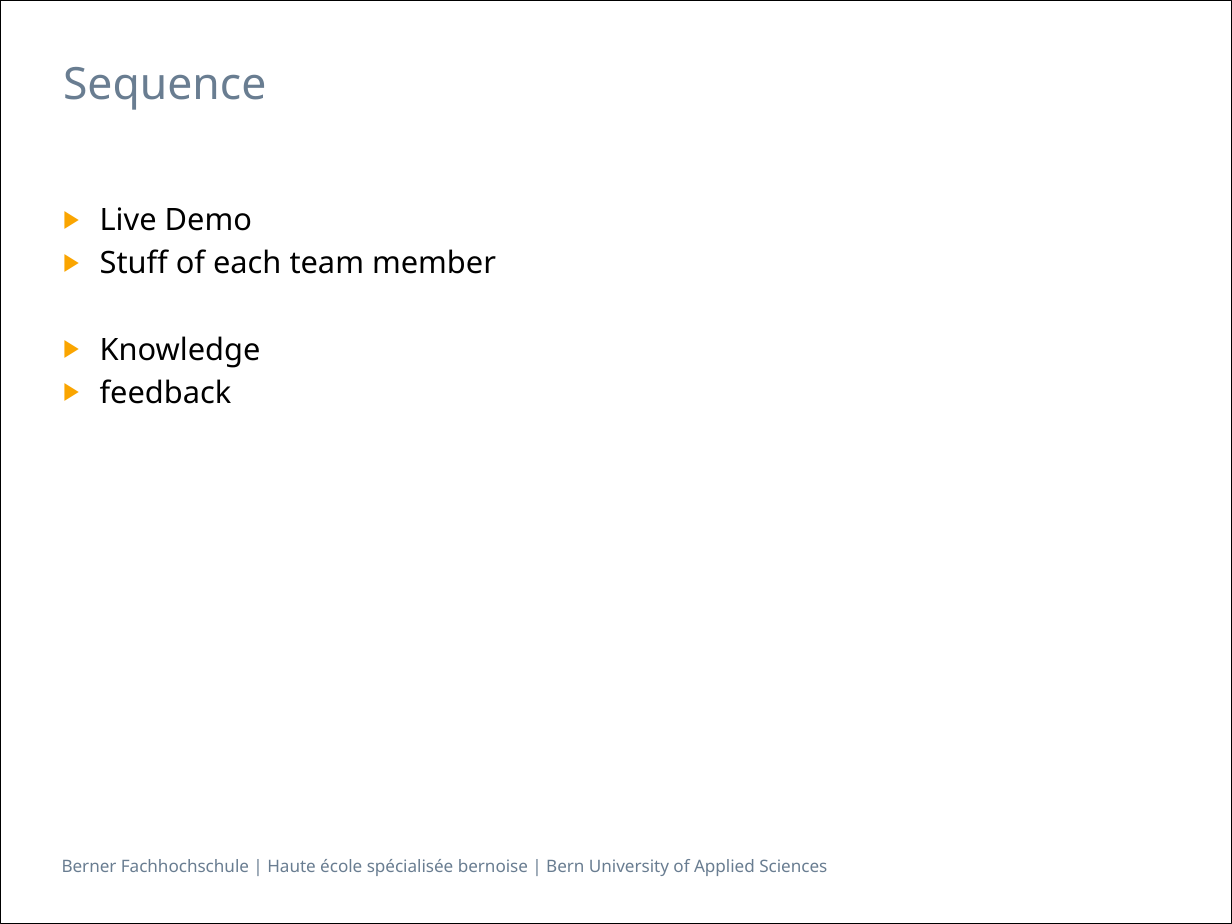
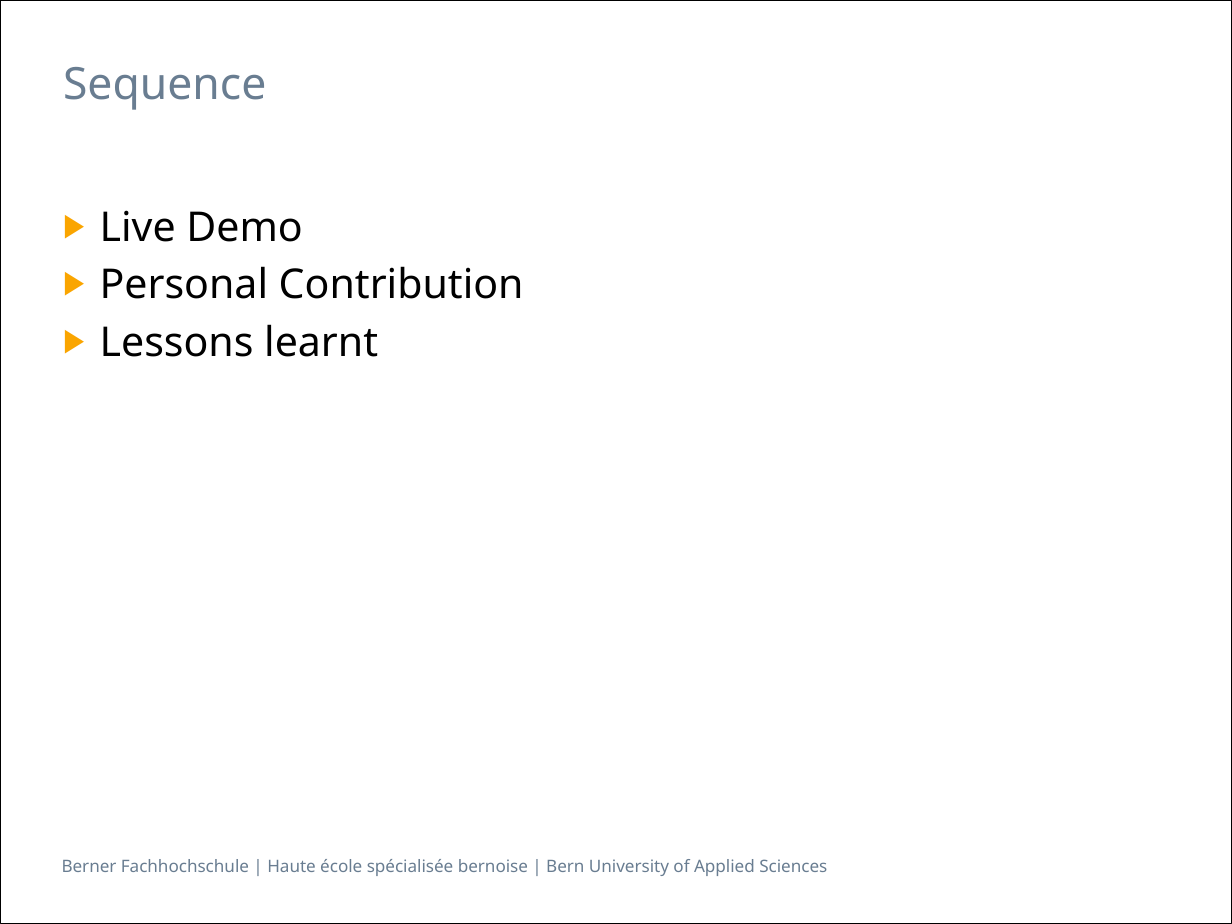
Before and after one commit to isels1/ch.bfh.btx8081.w2015.blue, a slide deck: slide 2 of doc/task14/Task14.pptx. Drawn at 1232x924 pixels with LibreOffice and Linux fonts; fonts in the diff are those of the drawing. Boxes give left, top, right and bottom in pixels: in the first picture for what was removed or moved away, otherwise in the second. Text is boxed around its words. In the diff, an @@ line names an element or a change of style, - is before the commit and + after.

Commit message:
add new stuff

```diff
--- a/doc/task14/Task14.pptx
+++ b/doc/task14/Task14.pptx
@@ text at (x1=100, y1=210, x2=302, y2=242): size 18 to 24 pt in "Live Demo"; more space between paragraphs @@
@@ text at (x1=100, y1=266, x2=524, y2=357): text changed; size 18 to 24 pt @@
-▶ Stuff of each team member
-▶ Knowledge
-▶ feedback
+▶ Personal Contribution
+▶ Lessons learnt
```
Also in this commit, not shown: 1 other slide changed.
